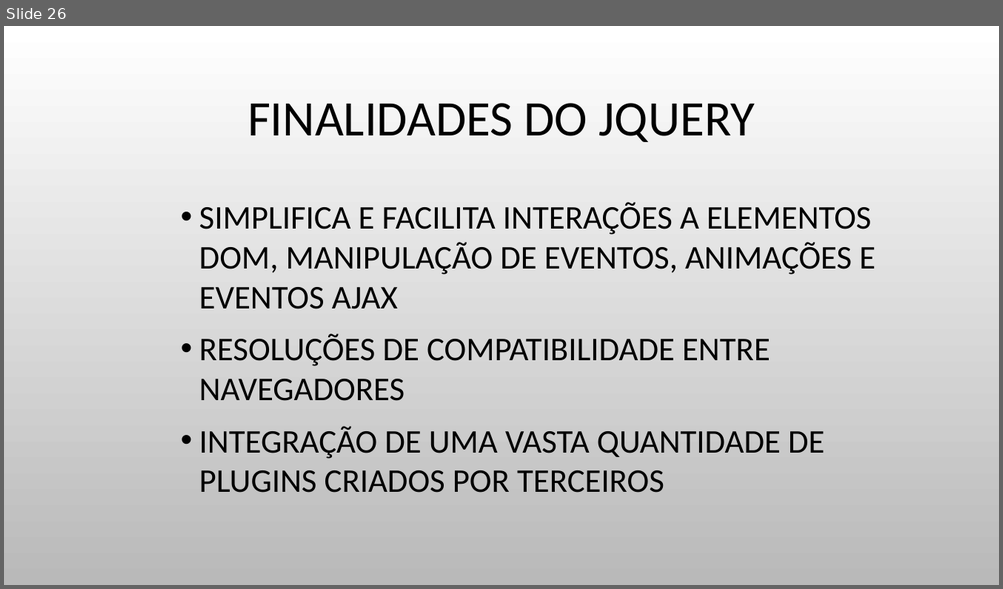
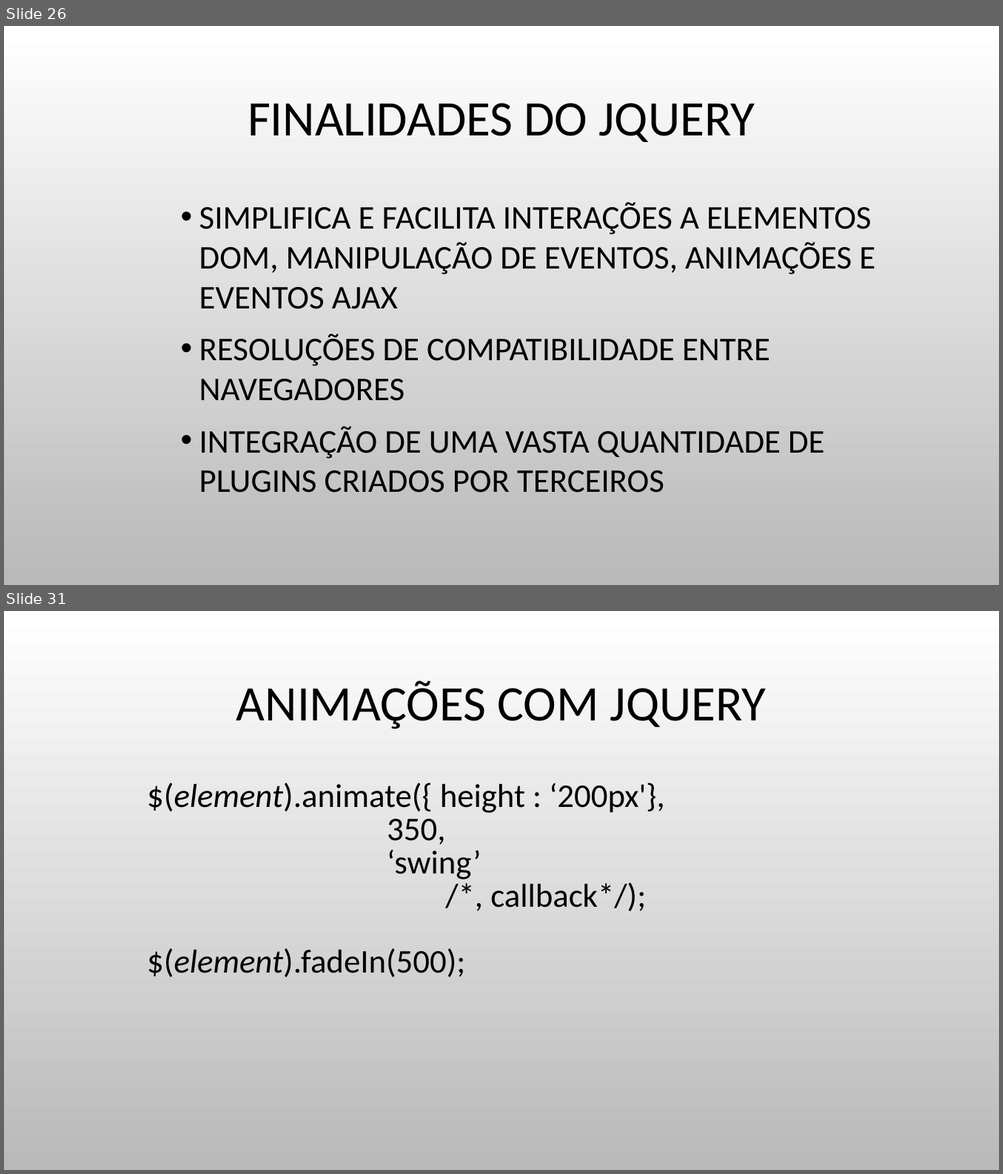
Before and after one commit to JulioCR-Oliveira/Trabalho-Topicos-Especiais, a slide deck: Arquivos/INTRODUÇÃO A FRONT-END.pptx. Shown one above the other, each under a label of ours: slide 26 before the commit, slides 26 and 31 after it; the slides between them are not shown. The pictures are 1003x589 and 1003x1174 pixels, drawn with LibreOffice and Linux fonts; fonts in the diff are those of the drawing; background and template pictures are left out. Boxes give left, top, right and bottom in pixels: in the first picture for what was removed or moved away, otherwise in the second. Text is boxed around its words. In the diff, an @@ line names an element or a change of style, - is before the commit and + after.

```diff
--- a/Arquivos/INTRODUÇÃO A FRONT-END.pptx
+++ b/Arquivos/INTRODUÇÃO A FRONT-END.pptx
@@ slide 31 added at (4,611,999,1170), background picture (left out) @@
@@ title added at (236,681,766,729), 48 pt, text #000000 @@
+ANIMAÇÕES COM JQUERY
@@ text added at (147,783,664,977), 32 pt, text #000000 @@
+$(element).animate({ height : ‘200px'},
+350,
+‘swing’
+/*, callback*/);
+$(element).fadeIn(500);
```
Also in this commit, not shown: 11 other slides added, 5 other files.
